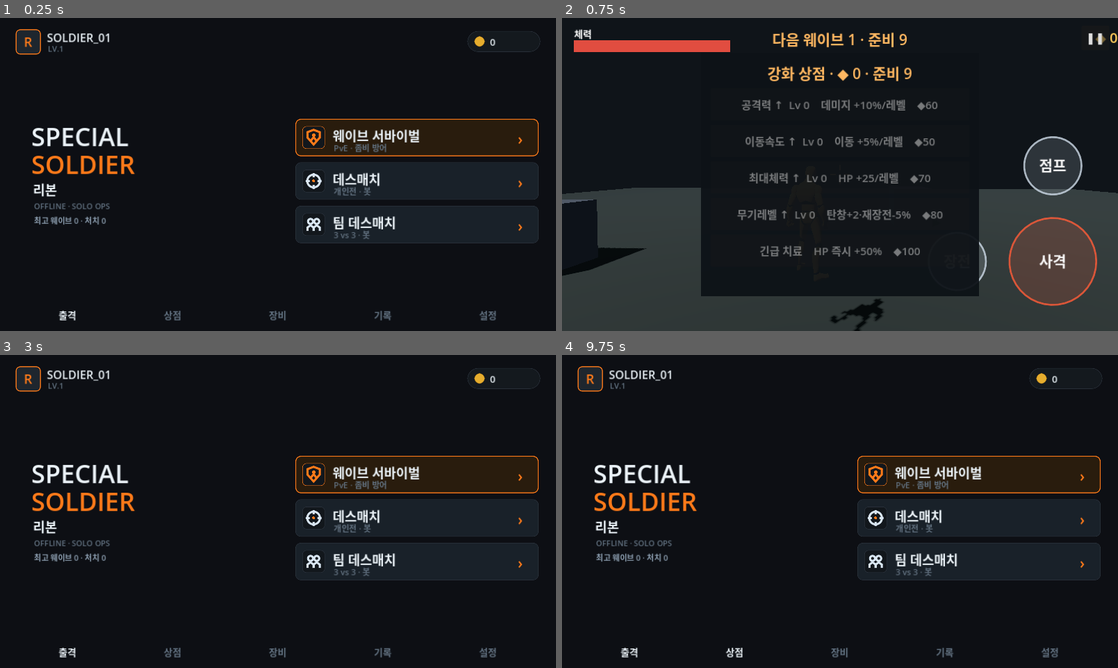
Above: before the commit, frames 1-4 (two rows, left to right).
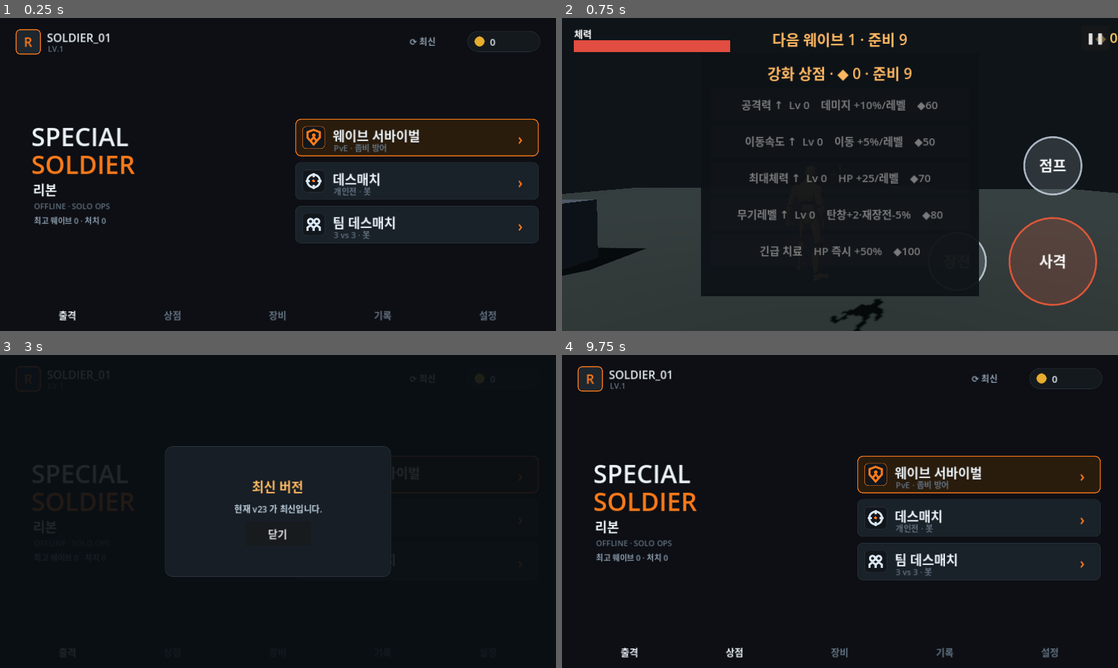
Above: after the commit, the same moments.

Repository: jjongjjongs/Reborn
Game: Godot game, scene res://Menu.tscn
Same seed, same stepped clock (60 frames per second), same inputs: the game is played once before the commit and once after it.
Inputs (mouse positions are in pixels of both pictures, inside the frame that each line leads up to):
- Up to frame 1 (0.25 s): no input
- Up to frame 2 (0.75 s): click (979, 136) at 0.52 s
- Up to frame 3 (3 s): click "❚❚" at 1.25 s; click "메뉴로" at 2 s; click (422, 380) at 2.75 s, where only the run after the commit has a clickable "⟳ 최신"
- Up to frame 4 (9.75 s): click (840, 533) at 3.5 s, where only the run after the commit has a clickable "닫기"; click (979, 517) at 4.27 s; click "❚❚" at 5 s; click "메뉴로" at 5.75 s; click (979, 561) at 6.52 s; click "❚❚" at 7.25 s; click "메뉴로" at 8 s; click "출격" at 8.75 s; click "상점" at 9.5 s

The runs differ from the first frame. In frame 1, less than 0.1% of the frame differs, in the area x 73-79%, y 6-9%; in frame 2, nothing differs; in frame 3, 8.8%, in the area x 2-98%, y 3-97%; in frame 4, less than 0.1%.

Commit message:
feat: 인앱 업데이트 버튼(1단계) + 진동 수정, 왼손 모드 제거 (v23)
- updater.gd (autoload Updater): 공개 릴리스에서 최신 reborn-vN.apk 버전을 읽어
  설치 버전과 비교. 새 버전이면 메뉴 우상단 버튼이 '● 업데이트 vN'(빨강)으로,
  누르면 브라우저로 APK 다운로드 링크를 열어 설치. 최신이면 '최신' 표시.
- menu.gd: 우상단 업데이트 버튼 + 진입 시 자동 확인.
- export_presets: INTERNET/ACCESS_NETWORK_STATE/VIBRATE 권한 활성화 (진동·업데이트
  네트워크가 권한 미설정으로 동작 안 하던 문제 수정). 진동 세기 45→120ms.
- settings.gd: 왼손 모드 토글 제거.
- project.godot: config/version="2.2", build_code=23. 버전 22→23 (2.1→2.2)

Co-Authored-By: Claude Opus 4.8 <noreply@anthropic.com>
Claude-Session: https://claude.ai/code/session_017gCHGQkLFHx2VS6S1QuV14

Diff:
--- a/game/menu.gd
+++ b/game/menu.gd
@@ -10,6 +10,18 @@
 const MUTED := Color(0.55, 0.62, 0.69)
 const DIM := Color(0.38, 0.44, 0.50)
 
+var _upd_btn: Button
+
+func _on_update_checked(has_update: bool, latest: int) -> void:
+	if _upd_btn == null:
+		return
+	if has_update:
+		_upd_btn.text = "● 업데이트 v%d" % latest
+		_upd_btn.add_theme_color_override("font_color", Color(1.0, 0.45, 0.35))
+	else:
+		_upd_btn.text = "⟳ 최신"
+		_upd_btn.add_theme_color_override("font_color", MUTED)
+
 func _ready() -> void:
 	set_anchors_preset(Control.PRESET_FULL_RECT)
 	var bg := ColorRect.new()
@@ -21,6 +33,9 @@
 	_logo()
 	_mode_stack()
 	_bottom_nav()
+	if not Updater.checked.is_connected(_on_update_checked):
+		Updater.checked.connect(_on_update_checked)
+	Updater.refresh()
 
 # ---- top bar: avatar + name/level, gold ----
 func _top_bar() -> void:
@@ -45,6 +60,18 @@
 	var coin := _panel(Vector2(16, 12), Vector2(24, 24), Color(0.90, 0.68, 0.18), Color(0.66, 0.47, 0.10), 1, 12)
 	pill.add_child(coin)
 	var gv := _label("0", 22, FG, true); gv.position = Vector2(52, 10); pill.add_child(gv)
+
+	# update button (left of gold)
+	_upd_btn = Button.new()
+	_upd_btn.text = "⟳ 업데이트"; _upd_btn.flat = true; _upd_btn.focus_mode = Control.FOCUS_NONE
+	_upd_btn.add_theme_font_size_override("font_size", 20)
+	_upd_btn.add_theme_color_override("font_color", MUTED)
+	_upd_btn.add_theme_color_override("font_hover_color", FG)
+	_upd_btn.anchor_left = 1.0; _upd_btn.anchor_right = 1.0
+	_upd_btn.offset_left = -400; _upd_btn.offset_right = -214
+	_upd_btn.offset_top = 30; _upd_btn.offset_bottom = 78
+	_upd_btn.pressed.connect(func() -> void: Updater.show_dialog())
+	add_child(_upd_btn)
 
 # ---- logo (left) ----
 func _logo() -> void:
--- a/game/player.gd
+++ b/game/player.gd
@@ -52,7 +52,7 @@
 	Controls.hp = maxi(0, Controls.hp - dmg)
 	Fx.hurt()
 	Sfx.play("hurt")
-	Controls.vibrate(45)
+	Controls.vibrate(120)
 	if Controls.hp <= 0:
 		alive = false
 		if _soldier: _soldier.set_dead(true)
--- a/game/project.godot
+++ b/game/project.godot
@@ -4,7 +4,8 @@
 [application]
 
 config/name="스페셜솔져 리본"
-config/version="2.1"
+config/version="2.2"
+config/build_code=23
 run/main_scene="res://Menu.tscn"
 config/icon="res://icon.svg"
 config/features=PackedStringArray("4.3", "GL Compatibility")
@@ -16,6 +17,7 @@
 Fx="*res://fx.gd"
 Pause="*res://pause.gd"
 Settings="*res://settings.gd"
+Updater="*res://updater.gd"
 
 [display]
 
--- a/game/settings.gd
+++ b/game/settings.gd
@@ -78,10 +78,6 @@
 	v.add_child(srow)
 	v.add_child(_sep())
 
-	v.add_child(_toggle("왼손 모드", "조이스틱/사격 좌우 전환", Controls.left_handed, func(on: bool) -> void:
-		Controls.left_handed = on; Controls.save_settings(); Sfx.play("ui")))
-	v.add_child(_sep())
-
 	var he := Button.new(); he.text = "HUD 버튼 편집  ›"; he.focus_mode = Control.FOCUS_NONE
 	he.alignment = HORIZONTAL_ALIGNMENT_LEFT
 	he.add_theme_font_size_override("font_size", 24)
--- /dev/null
+++ b/game/updater.gd
@@ -0,0 +1,135 @@
+extends CanvasLayer
+## In-app update check (tier 1). Reads the public GitHub release, compares the
+## latest reborn-vN.apk against this build's code, and (if newer) opens the APK
+## download in the browser to install. No special install permission needed.
+
+signal checked(has_update: bool, latest: int)
+
+const API := "https://api.github.com/repos/jjongjjongs/Reborn/releases/tags/game-latest"
+
+var _http: HTTPRequest
+var _latest := 0
+var _url := ""
+var _has := false
+var _done := false
+var _dialog: Control
+var _title: Label
+var _body: Label
+var _getbtn: Button
+
+func _ready() -> void:
+	layer = 96
+	process_mode = Node.PROCESS_MODE_ALWAYS
+	_http = HTTPRequest.new()
+	add_child(_http)
+	_http.request_completed.connect(_on_done)
+	_build()
+	_dialog.visible = false
+
+func installed() -> int:
+	return int(ProjectSettings.get_setting("application/config/build_code", 0))
+
+func refresh() -> void:
+	_http.cancel_request()
+	var err := _http.request(API, PackedStringArray([
+		"User-Agent: RebornGame", "Accept: application/vnd.github+json"]))
+	if err != OK:
+		_fail(-1)
+
+func show_dialog() -> void:
+	Sfx.play("ui")
+	_dialog.visible = true
+	if _done:
+		_render()
+	else:
+		_title.text = "업데이트 확인 중…"
+		_body.text = ""
+		_getbtn.visible = false
+		refresh()
+
+func _fail(code: int) -> void:
+	_done = true; _latest = 0; _has = false; _url = ""
+	if _dialog.visible:
+		_title.text = "확인 실패"
+		_body.text = "네트워크를 확인하고 다시 시도해 주세요. (%d)" % code
+		_getbtn.visible = false
+	checked.emit(false, 0)
+
+func _on_done(result: int, code: int, _headers: PackedStringArray, body: PackedByteArray) -> void:
+	if result != HTTPRequest.RESULT_SUCCESS or code != 200:
+		_fail(code)
+		return
+	var data = JSON.parse_string(body.get_string_from_utf8())
+	var best := 0
+	var besturl := ""
+	if typeof(data) == TYPE_DICTIONARY and data.has("assets"):
+		var re := RegEx.create_from_string("reborn-v(\\d+)\\.apk")
+		for a in data["assets"]:
+			var m := re.search(str(a.get("name", "")))
+			if m:
+				var n := int(m.get_string(1))
+				if n > best:
+					best = n
+					besturl = str(a.get("browser_download_url", ""))
+	_done = true
+	_latest = best
+	_url = besturl
+	_has = best > installed()
+	if _dialog.visible:
+		_render()
+	checked.emit(_has, _latest)
+
+func _render() -> void:
+	var inst := installed()
+	if _has:
+		_title.text = "새 버전 v%d 있음" % _latest
+		_body.text = "현재 v%d → 최신 v%d\n받기를 누르면 브라우저에서 APK를 내려받아 설치합니다." % [inst, _latest]
+		_getbtn.visible = _url != ""
+	else:
+		_title.text = "최신 버전"
+		_body.text = "현재 v%d 가 최신입니다." % inst
+		_getbtn.visible = false
+
+func _build() -> void:
+	_dialog = Control.new()
+	_dialog.set_anchors_preset(Control.PRESET_FULL_RECT)
+	_dialog.process_mode = Node.PROCESS_MODE_ALWAYS
+	var bg := ColorRect.new(); bg.color = Color(0.04, 0.06, 0.08, 0.9)
+	bg.set_anchors_preset(Control.PRESET_FULL_RECT); bg.mouse_filter = Control.MOUSE_FILTER_STOP
+	_dialog.add_child(bg)
+	var panel := PanelContainer.new()
+	panel.anchor_left = 0.5; panel.anchor_right = 0.5; panel.anchor_top = 0.5; panel.anchor_bottom = 0.5
+	panel.offset_left = -260; panel.offset_right = 260; panel.offset_top = -150; panel.offset_bottom = 150
+	var sb := StyleBoxFlat.new(); sb.bg_color = Color(0.09, 0.12, 0.15)
+	sb.set_border_width_all(1); sb.border_color = Color(0.18, 0.22, 0.26)
+	sb.set_corner_radius_all(16); sb.set_content_margin_all(22)
+	panel.add_theme_stylebox_override("panel", sb)
+	_dialog.add_child(panel)
+	var v := VBoxContainer.new(); v.add_theme_constant_override("separation", 14); v.alignment = BoxContainer.ALIGNMENT_CENTER
+	panel.add_child(v)
+	_title = Label.new(); _title.add_theme_font_size_override("font_size", 30)
+	_title.add_theme_color_override("font_color", Color(1.0, 0.72, 0.38))
+	_title.horizontal_alignment = HORIZONTAL_ALIGNMENT_CENTER
+	v.add_child(_title)
+	_body = Label.new(); _body.add_theme_font_size_override("font_size", 20)
+	_body.add_theme_color_override("font_color", Color(0.75, 0.82, 0.88))
+	_body.horizontal_alignment = HORIZONTAL_ALIGNMENT_CENTER
+	_body.autowrap_mode = TextServer.AUTOWRAP_WORD_SMART
+	v.add_child(_body)
+	var h := HBoxContainer.new(); h.alignment = BoxContainer.ALIGNMENT_CENTER
+	h.add_theme_constant_override("separation", 12)
+	_getbtn = _mk("받기", true, func() -> void:
+		if _url != "": OS.shell_open(_url))
+	h.add_child(_mk("닫기", false, func() -> void: _dialog.visible = false))
+	h.add_child(_getbtn)
+	v.add_child(h)
+	add_child(_dialog)
+
+func _mk(txt: String, pri: bool, cb: Callable) -> Button:
+	var b := Button.new(); b.text = txt; b.focus_mode = Control.FOCUS_NONE
+	b.add_theme_font_size_override("font_size", 24)
+	b.custom_minimum_size = Vector2(150, 56)
+	if pri:
+		b.add_theme_color_override("font_color", Color(1.0, 0.72, 0.38))
+	b.pressed.connect(cb)
+	return b
Not shown, changed: game/export_presets.cfg
